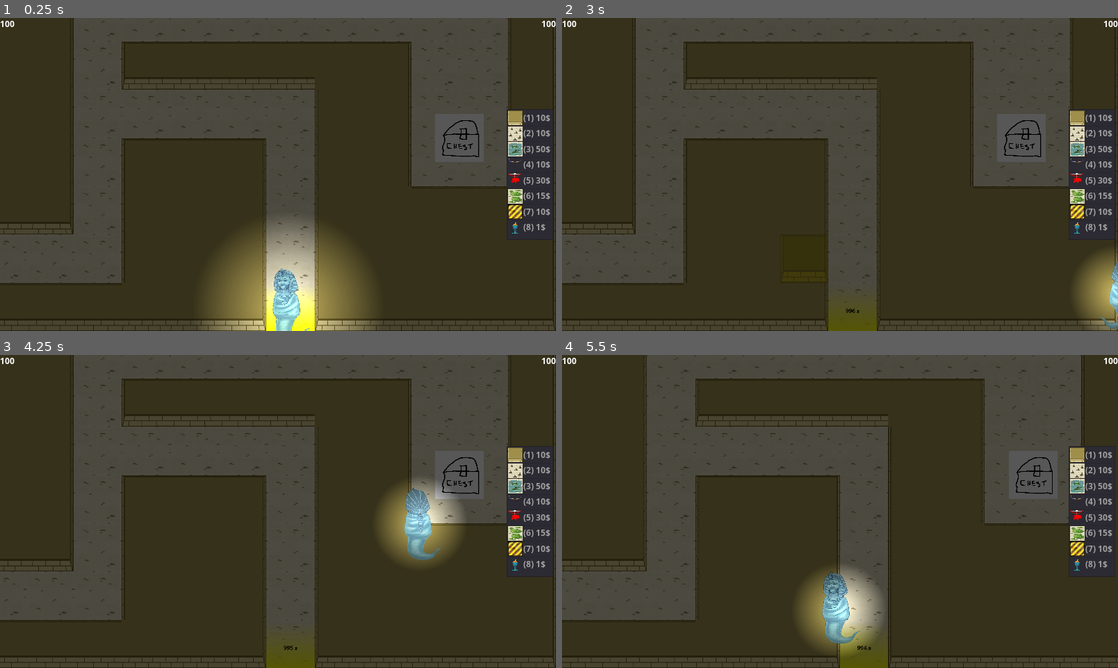
Above: before the commit, frames 1-4 (two rows, left to right).
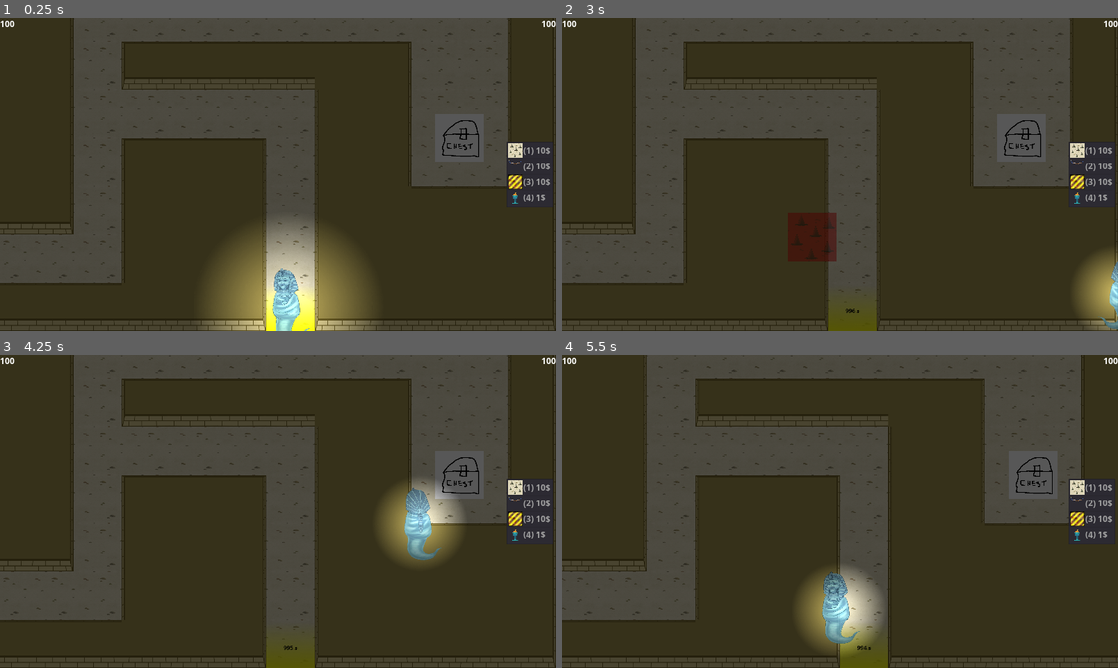
Above: after the commit, the same moments.

Repository: Solid-Squid-Contingent/LD-48
Game: Godot game, scene res://scenes/Game.tscn
Two runs of this game, one before a commit and one after it. Both use one fixed random seed, a clock stepped at 60 frames per second and the inputs below.
Inputs (mouse positions are in pixels of both pictures, inside the frame that each line leads up to):
- Up to frame 1 (0.25 s): no input
- Up to frame 2 (3 s): tap Enter at 0.5 s; move the mouse to (962, 158) at 0.52 s; hold D (right) 0.53-1.28 s; hold Right mouse button (interact) 0.53-1.28 s; click (962, 158) at 0.67 s; move the mouse to (728, 190) at 1.27 s; hold S (down) 1.28-2.03 s; click (728, 190) at 1.35 s; right-click (728, 190) at 1.55 s; tap Space at 2 s; move the mouse to (895, 105) at 2.02 s; hold D (right) 2.03-2.78 s; hold Right mouse button (interact) 2.03-2.78 s; move the mouse to (812, 237) at 2.77 s; hold W (up) from 2.78 s (still down); tap 1 at 2.85 s; click (812, 237) at 2.92 s
- Up to frame 3 (4.25 s): right-click (250, 574) at 3.05 s; move the mouse to (444, 558) at 3.52 s; release W (up) at 3.53 s; hold A (left) from 3.53 s (still down); hold Right mouse button (interact) from 3.53 s (still down); tap 9 at 3.6 s
- Up to frame 4 (5.5 s): move the mouse to (673, 464) at 4.27 s; release Right mouse button (interact) at 4.28 s; tap 0 at 4.35 s; right-click (673, 464) at 4.55 s; move the mouse to (867, 511) at 5.02 s; release A (left) at 5.03 s; hold S (down) from 5.03 s (still down); hold Right mouse button (interact) from 5.03 s (still down); tap Q at 5.1 s; click (867, 511) at 5.17 s

The runs differ from the first frame. In frame 1, 1.3% of the frame differs, in the area x 91-100%, y 29-71%; in frame 2, 2.5%, in the area x 40-100%, y 29-78%; in frame 3, 1.3%; in frame 4, 1.3%.

Commit message:
Add trap progression

Diff:
--- a/scenes/Game.tscn
+++ b/scenes/Game.tscn
@@ -101,6 +101,7 @@
 script = ExtResource( 13 )
 
 [connection signal="allEnemiesDead" from="PyramidLevel0/EnemySpawner" to="." method="_on_EnemySpawner_allEnemiesDead"]
+[connection signal="allEnemiesDead" from="PyramidLevel0/EnemySpawner" to="UILayer/UI" method="_on_EnemySpawner_allEnemiesDead"]
 
 [editable path="PyramidLevel0"]
 [editable path="PyramidLevel1"]
--- a/scenes/UI.tscn
+++ b/scenes/UI.tscn
@@ -42,17 +42,19 @@
 
 [node name="ItemList" type="ItemList" parent="BuildMenu"]
 margin_left = 1750.0
-margin_top = 315.0
+margin_top = 540.0
 margin_right = 1910.0
-margin_bottom = 765.0
+margin_bottom = 540.0
 grow_vertical = 2
 theme = SubResource( 1 )
 custom_fonts/font = ExtResource( 2 )
+auto_height = true
 fixed_icon_size = Vector2( 50, 50 )
 script = ExtResource( 3 )
 __meta__ = {
 "_edit_use_anchors_": false
 }
 
+[connection signal="allEnemiesDead" from="." to="BuildMenu/ItemList" method="_on_UI_allEnemiesDead"]
 [connection signal="item_selected" from="BuildMenu/ItemList" to="BuildMenu/ItemList" method="_on_ItemList_item_selected"]
 [connection signal="nothing_selected" from="BuildMenu/ItemList" to="BuildMenu/ItemList" method="_on_ItemList_nothing_selected"]
--- a/scripts/EnemySpawner.gd
+++ b/scripts/EnemySpawner.gd
@@ -126,8 +126,9 @@
 
 	if waves[0].empty():
 		waves.pop_front()
-		$SpawnTimer.start(rand_range(30.0, 40.0))
-		betweenWaves = true
+		if !waves.empty():
+			betweenWaves = true
+			$SpawnTimer.start(rand_range(30.0, 40.0))
 	else:
 		$SpawnTimer.start(rand_range(2.0, 4.0))
 
@@ -146,6 +147,9 @@
 		enemyTypeUnlockProgress += 1
 		groupSizeDifficulty += 3
 		waveNum += 2
+
+		betweenWaves = true
+		$SpawnTimer.start(rand_range(30.0, 40.0))
 
 func _exit_tree():
 	for wave in waves:
--- a/scripts/Game.gd
+++ b/scripts/Game.gd
@@ -13,7 +13,7 @@
 	["WaveScreen", "done"],
 
 	"""Look at them lining up to steal your riches. Or, should you say, like lambs for the slaughter?
-Click the spikes on the right side of the screen (or press 2) and then place them next to the entrance by floating nearby and clicking again.""",
+Click the spikes on the right side of the screen (or press 1) and then place them next to the entrance by floating nearby and clicking again.""",
 	["Player", "placedSpikes"],
 
 	"""Hahahaha, this will show them not to mess with the gods above. Or with you, for that matter.
@@ -27,7 +27,7 @@
 	0.5,
 
 	"""Ha! The spikes of DESTRUCTION strike yet again! But maybe they need some support after all, purely emotional support of course.
-Place an arrow trap (4) at the end of the first straight hallway and call the next enemies.""",
+Place an arrow trap (2) at the end of the first straight hallway and call the next enemies.""",
 	["EnemySpawner", "spawnedWave"],
 
 	"""Right-click the arrow trap to fire it.""",
@@ -35,7 +35,7 @@
 	1.0,
 
 	"""That trap might have been effective but your time is too precious to waste on performing lowly tasks like manually shooting arrows.
-Place a pressure plate (7) and connect it by first right-clicking it and then the arrow trap.""",
+Place a pressure plate (3) and connect it by first right-clicking it and then the arrow trap.""",
 	["Player", "connectedTrap"],
 
 	"""Oh, technology. A most trusty minion. SOON IT SHALL REPLACE MANKIND. At least, you hope so.
--- a/scripts/ItemList.gd
+++ b/scripts/ItemList.gd
@@ -1,19 +1,48 @@
 extends ItemList
 
-var selectableScenes = [
-	preload("res://scenes/ToggleWall.tscn"),
-	preload("res://scenes/Spikes.tscn"),
-	preload("res://scenes/CrocodilePit.tscn"),
-	preload("res://scenes/ArrowTrap.tscn"),
-	preload("res://scenes/FireTrap.tscn"),
-	preload("res://scenes/Goo.tscn"),
-	preload("res://scenes/PressurePlate.tscn"),
-	preload("res://scenes/Lamp.tscn"),
+var selectableScenesProgression = [
+	[
+		preload("res://scenes/Spikes.tscn"),
+		preload("res://scenes/ArrowTrap.tscn"),
+		preload("res://scenes/PressurePlate.tscn"),
+		preload("res://scenes/Lamp.tscn"),
+	],[
+		preload("res://scenes/ToggleWall.tscn"),
+		preload("res://scenes/Spikes.tscn"),
+		preload("res://scenes/ArrowTrap.tscn"),
+		preload("res://scenes/FireTrap.tscn"),
+		preload("res://scenes/PressurePlate.tscn"),
+		preload("res://scenes/Lamp.tscn"),
+	],[
+		preload("res://scenes/ToggleWall.tscn"),
+		preload("res://scenes/Spikes.tscn"),
+		preload("res://scenes/ArrowTrap.tscn"),
+		preload("res://scenes/FireTrap.tscn"),
+		preload("res://scenes/Goo.tscn"),
+		preload("res://scenes/PressurePlate.tscn"),
+		preload("res://scenes/Lamp.tscn"),
+	],[
+		preload("res://scenes/ToggleWall.tscn"),
+		preload("res://scenes/Spikes.tscn"),
+		preload("res://scenes/CrocodilePit.tscn"),
+		preload("res://scenes/ArrowTrap.tscn"),
+		preload("res://scenes/FireTrap.tscn"),
+		preload("res://scenes/Goo.tscn"),
+		preload("res://scenes/PressurePlate.tscn"),
+		preload("res://scenes/Lamp.tscn"),
+	],
 ]
+
+var progress = 0
+var selectableScenes = selectableScenesProgression[progress]
 
 onready var player = get_tree().get_nodes_in_group("Player")[0]
 
 func _ready():
+	updateList()
+
+func updateList():
+	clear()
 	var i = 1
 	for scene in selectableScenes:
 		var newItem = scene.instance()
@@ -37,3 +66,8 @@
 				player.setCurrentItem(selectableScenes[event.scancode - KEY_1].instance())
 		elif event.scancode == KEY_0:
 			player.setCurrentItem(null)
+
+func _on_UI_allEnemiesDead():
+	progress += 1
+	selectableScenes = selectableScenesProgression[progress]
+	updateList()
--- a/scripts/UI.gd
+++ b/scripts/UI.gd
@@ -1,4 +1,6 @@
 extends Control
+
+signal allEnemiesDead
 
 var player : Player
 
@@ -9,3 +11,7 @@
 func _process(_delta):
 	$MoneyLabel.text = String(player.money)
 	$HealthLabel.text = String(player.health)
+
+
+func _on_EnemySpawner_allEnemiesDead():
+	emit_signal("allEnemiesDead")
